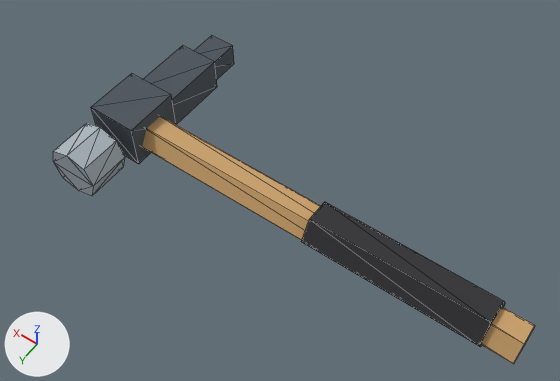
The glTF model site/models/GT_Hammer_01.glb as it was, and as the next commit left it.
Before and after are seen from a 50 mm camera at (-0.195, 0.242, 0.408) aimed at (-0.016, -0.009, 0.013). Arrows for +X, +Y and +Z are at lower left; the lights stay in place. The first picture is the older version. Mesh edges are drawn as thin lines. Vertices at exactly the same position are counted once.

Objects in the first picture: 'GT_Hammer_01'.
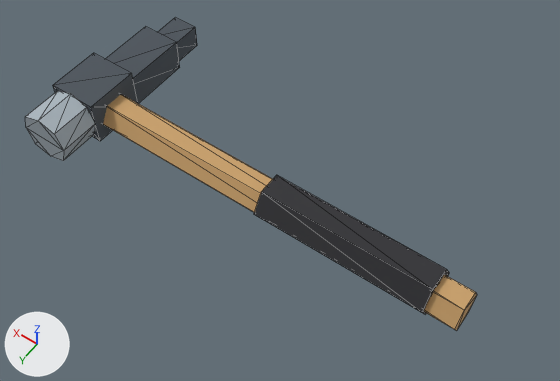
What the commit changed:
me_gt_hammer_01 is used by ob_gt_hammer_01; location (0.0, 0.0, 0.0).
me_gt_hammer_01 had 64 vertices, 104 faces and spanned x -0.19..0.118, y -0.097..0.06, z -0.001..0.035.
me_gt_hammer_01 now has 64 vertices, 104 faces and spans x -0.154..0.154, y -0.097..0.05, z 0.0..0.036.
me_gt_hammer_01 part 1: the loose piece of 12 vertices spanning x -0.19..0.09, y -0.014..0.014, z 0.0..0.024 is moved by (0.036, 0.0, 0.0).
me_gt_hammer_01 part 2: the loose piece of 12 vertices spanning x -0.17..-0.05, y -0.016..0.016, z 0.0..0.029 is moved by (0.036, 0.0, 0.0).
me_gt_hammer_01 part 3: the loose piece of 8 vertices spanning x 0.082..0.118, y -0.02..0.02, z 0.0..0.034 is moved by (0.036, 0.0, 0.0).
me_gt_hammer_01 part 4: the loose piece of 8 vertices spanning x 0.085..0.115, y -0.07..-0.01, z 0.0..0.025 is moved by (0.036, 0.0, 0.0).
me_gt_hammer_01 part 5: the loose piece of 8 vertices spanning x 0.09..0.11, y -0.097..-0.067, z 0.0..0.018 is moved by (0.036, 0.0, 0.0).
me_gt_hammer_01 part 6: the loose piece of 16 vertices spanning x 0.082..0.118, y 0.03..0.06, z -0.001..0.035 is moved by (0.036, -0.01, 0.001).

Changed parts and their boxes (x1, y1, x2, y2) in the pictures (560 x 381 px; the box of a moved part takes in the faces that stretch with it):
'GT_Hammer_01', reshaped (6% narrower): before (53, 36, 535, 364); after (25, 17, 477, 331)
part 1 of me_gt_hammer_01, moved or reshaped: before (142, 116, 535, 364); after (103, 94, 477, 331)
part 2 of me_gt_hammer_01, moved or reshaped: before (301, 202, 505, 347); after (254, 175, 449, 314)
part 3 of me_gt_hammer_01, moved or reshaped: before (91, 73, 176, 164); after (53, 53, 138, 141)
part 4 of me_gt_hammer_01, moved or reshaped: before (143, 46, 217, 124); after (106, 27, 180, 103)
part 5 of me_gt_hammer_01, moved or reshaped: before (194, 36, 234, 79); after (158, 17, 197, 61)
part 6 of me_gt_hammer_01, moved or reshaped: before (53, 123, 125, 196); after (25, 91, 95, 161)
